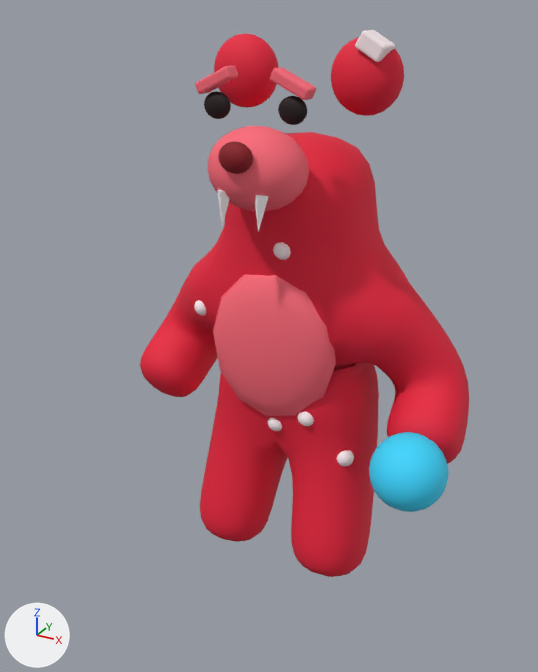
The glTF model assets/monsters/forged/gummy_cub.glb, before and after one commit.
Before and after are seen from a camera (50 mm lens) standing at (0.624, -1.264, 1.176) and looking at (-0.023, -0.089, 0.589). The lights are fixed; the arrows at lower left show +X, +Y and +Z. The picture after the commit comes second. Vertices at exactly the same position are counted once.

The scene before the commit, as lines of its bpy script (objects in view):
```python
mat_ball = principled_material('ball')
mat_ball.base_color = (0.0423, 0.687, 1.0)  # cyan #3ad8ff
mat_ball.roughness = 0.75
mat_fang = principled_material('fang')
mat_fang.base_color = (1.0, 0.939, 0.956)  # white #fff8fa
mat_fang.roughness = 0.75
mat_nose = principled_material('nose')
mat_nose.base_color = (0.254, 0.00304, 0.0103)  # red #8a0a1a
mat_nose.roughness = 0.75
me_gummy_cub = bpy.data.meshes.new('gummy_cub')
me_gummy_cub.from_pydata(...)  # 4022 vertices, 7944 faces; spans x -0.364..0.37, y -0.26..0.149, z 0.065..1.144
# faces by material slot: [3392, 824, 440, 880, 12, 1956, 440]
me_gummy_cub.materials.append(mat_gummy)  # red #e81a3a
me_gummy_cub.materials.append(mat_gummy2)  # red #ff6a7a
me_gummy_cub.materials.append(mat_nose)  # red #8a0a1a
me_gummy_cub.materials.append(mat_eye)  # black #1a0408
me_gummy_cub.materials.append(mat_fang)  # white #fff8fa
me_gummy_cub.materials.append(mat_sugar)  # white #fff0f4
me_gummy_cub.materials.append(mat_ball)  # cyan #3ad8ff
ob_gummy_cub = bpy.data.objects.new('gummy_cub', me_gummy_cub)
ob_gummy_cub.location = (0.0, 0.0, 0.0)
```
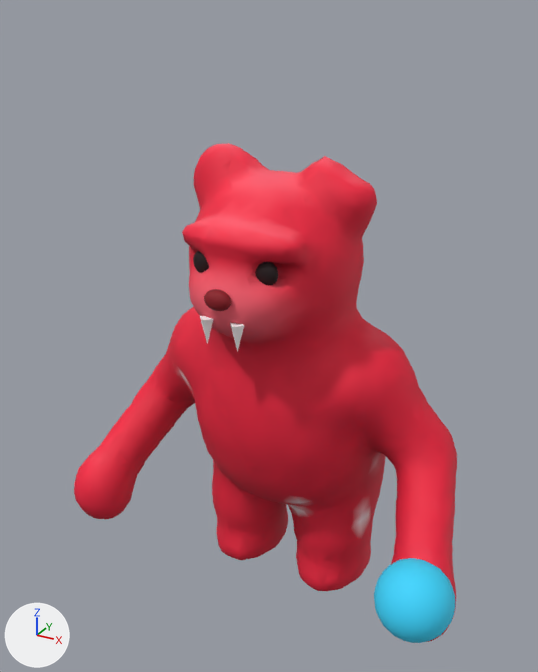
The change, as a list of edits to the scene's bpy script:
```text
Change mat_nose:
    where n0 = _N.new('ShaderNodeBsdfPrincipled'); n0.name = 'Principled BSDF'
    remove n0.inputs[0].default_value = (0.254, 0.00304, 0.0103, 1.0)  # 'Base Color', red #8a0a1a
    add n2 = _N.new('ShaderNodeMix'); n2.name = 'Mix'
    add n2.data_type = 'RGBA'
    add n2.blend_type = 'MULTIPLY'
    add n2.inputs[0].default_value = 1.0  # 'Factor'
    add n2.inputs[7].default_value = (0.254, 0.00304, 0.0103, 1.0)  # 'B', red #8a0a1a
    add n3 = _N.new('ShaderNodeVertexColor'); n3.name = 'Color Attribute'
    add _L.new(n2.outputs[2], n0.inputs[0])  # 'Result' to 'Base Color'
    add _L.new(n3.outputs[0], n2.inputs[6])  # 'Color' to 'A'
Change mat_fang:
    where n0 = _N.new('ShaderNodeBsdfPrincipled'); n0.name = 'Principled BSDF'
    remove n0.inputs[0].default_value = (1.0, 0.939, 0.956, 1.0)  # 'Base Color', white #fff8fa
    add n2 = _N.new('ShaderNodeMix'); n2.name = 'Mix'
    add n2.data_type = 'RGBA'
    add n2.blend_type = 'MULTIPLY'
    add n2.inputs[0].default_value = 1.0  # 'Factor'
    add n2.inputs[7].default_value = (1.0, 0.939, 0.956, 1.0)  # 'B', white #fff8fa
    add n3 = _N.new('ShaderNodeVertexColor'); n3.name = 'Color Attribute'
    add _L.new(n2.outputs[2], n0.inputs[0])  # 'Result' to 'Base Color'
    add _L.new(n3.outputs[0], n2.inputs[6])  # 'Color' to 'A'
Change mat_ball:
    where n0 = _N.new('ShaderNodeBsdfPrincipled'); n0.name = 'Principled BSDF'
    remove n0.inputs[0].default_value = (0.0423, 0.687, 1.0, 1.0)  # 'Base Color', cyan #3ad8ff
    add n2 = _N.new('ShaderNodeMix'); n2.name = 'Mix'
    add n2.data_type = 'RGBA'
    add n2.blend_type = 'MULTIPLY'
    add n2.inputs[0].default_value = 1.0  # 'Factor'
    add n2.inputs[7].default_value = (0.0423, 0.687, 1.0, 1.0)  # 'B', cyan #3ad8ff
    add n3 = _N.new('ShaderNodeVertexColor'); n3.name = 'Color Attribute'
    add _L.new(n2.outputs[2], n0.inputs[0])  # 'Result' to 'Base Color'
    add _L.new(n3.outputs[0], n2.inputs[6])  # 'Color' to 'A'
Add mat_body_paint:
    mat_body_paint = bpy.data.materials.new('Body_paint')
    mat_body_paint.use_nodes = True; mat_body_paint.node_tree.nodes.clear()
    _N = mat_body_paint.node_tree.nodes; _L = mat_body_paint.node_tree.links
    n0 = _N.new('ShaderNodeBsdfPrincipled'); n0.name = 'Principled BSDF'
    n0.inputs[2].default_value = 0.7  # 'Roughness'
    n1 = _N.new('ShaderNodeOutputMaterial'); n1.name = 'Material Output'
    n2 = _N.new('ShaderNodeVertexColor'); n2.name = 'Color Attribute'
    _L.new(n0.outputs[0], n1.inputs[0])  # 'BSDF' to 'Surface'
    _L.new(n2.outputs[0], n0.inputs[0])  # 'Color' to 'Base Color'
Change me_gummy_cub:
    verts and faces of me_gummy_cub; kept vertices keep their numbers, new ones are numbered from 4022
    remove me_gummy_cub.from_pydata(...)  # 4022 vertices, 7944 faces; spans x -0.364..0.37, y -0.26..0.149, z 0.065..1.144
    remove me_gummy_cub.materials.append(mat_gummy)  # red #e81a3a
    remove me_gummy_cub.materials.append(mat_gummy2)  # red #ff6a7a
    add me_gummy_cub.from_pydata(...)  # 4500 vertices, 8972 faces; spans x -0.425..0.43, y -0.33..0.16, z -0.007..0.951
    me_gummy_cub part 1: a new loose piece, a UV sphere (20 segments, 12 rings, poles along z) spanning x -0.082..-0.038, y -0.261..-0.237, z 0.758..0.802, in mat_eye
    me_gummy_cub part 2: a new loose piece, a UV sphere (20 segments, 12 rings, poles along z) spanning x 0.038..0.082, y -0.261..-0.237, z 0.758..0.802, in mat_eye
    me_gummy_cub part 3: a new loose piece, a UV sphere (20 segments, 12 rings, poles along z) spanning x -0.025..0.025, y -0.319..-0.289, z 0.722..0.758, in mat_nose
    me_gummy_cub part 4: the loose piece of 222 vertices spanning x 0.23..0.37, y -0.23..-0.09, z 0.35..0.49 is moved by (0.06, -0.1, -0.185)
    me_gummy_cub part 5: the loose piece of 1258 vertices spanning x -0.364..0.364, y -0.153..0.149, z 0.065..0.964 is rebuilt with 3602 vertices and now spans x -0.425..0.425, y -0.3..0.16, z -0.007..0.951, in mat_body_paint
    me_gummy_cub part 6: 23 loose pieces with 2542 vertices, spanning x -0.233..0.185, y -0.26..0.134, z 0.344..1.144, are deleted
    me_gummy_cub part 7
    add verts[4022] = (-0.044, -0.294, 0.7)  # pixel (199, 315)
    add verts[4023] = (-0.03, -0.308, 0.7)  # pixel (201, 320)
    add verts[4024] = (0.016, -0.294, 0.7)  # pixel (229, 322)
    add verts[4025] = (0.03, -0.308, 0.7)  # pixel (232, 327)
    add for new, old in zip([*range(4026, 4030)], [*range(4022, 4026)]): verts[new] = verts[old] + (0.014, 0.014, 0.0)
    add verts[4030] = (-0.03, -0.294, 0.65)  # pixel (207, 344)
    add verts[4031] = (0.03, -0.294, 0.65)  # pixel (237, 351)
    add faces += [(4026, 4027, 4030), (4022, 4026, 4030), (4022, 4027, 4026), (4022, 4023, 4027), (4022, 4030, 4023), (4023, 4030, 4027)]  # mat_fang
    add faces += [(4028, 4029, 4031), (4024, 4028, 4031), (4024, 4029, 4028), (4024, 4025, 4029), (4024, 4031, 4025), (4025, 4031, 4029)]  # mat_fang
    remove me_gummy_cub.materials.append(mat_sugar)  # white #fff0f4
    add me_gummy_cub.materials.append(mat_body_paint)
```

Boxes [x1, y1, x2, y2] around the edits, measured in the pictures (538 x 672 px; the box of a moved part takes in the faces that stretch with it):
'gummy_cub', recoloured, reshaped (16% wider, 9% shorter): before [140, 30, 469, 577]; after [74, 143, 457, 643]
part 1 of me_gummy_cub, added: after [193, 251, 209, 273]
part 2 of me_gummy_cub, added: after [255, 262, 278, 285]
part 3 of me_gummy_cub, added (red): after [204, 289, 232, 311]
part 4 of me_gummy_cub, moved or reshaped: before [369, 432, 448, 512]; after [374, 558, 455, 643]
part 5 of me_gummy_cub, rebuilt (16% wider, 12% taller): before [140, 132, 469, 577]; after [74, 143, 457, 642]
part 6 of me_gummy_cub, deleted: before [194, 30, 404, 466]
part 7 of me_gummy_cub, added: after [200, 316, 244, 352]
